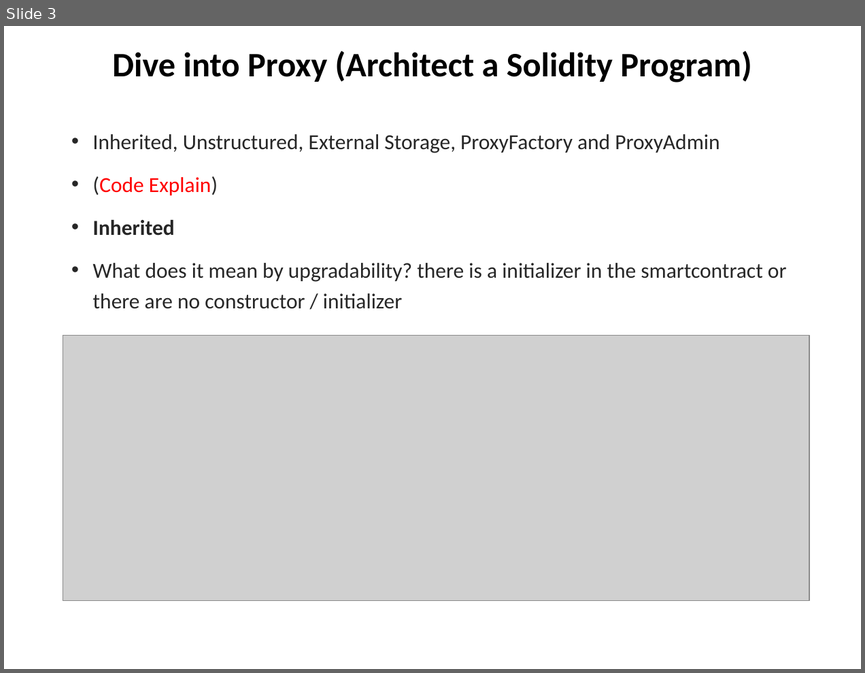
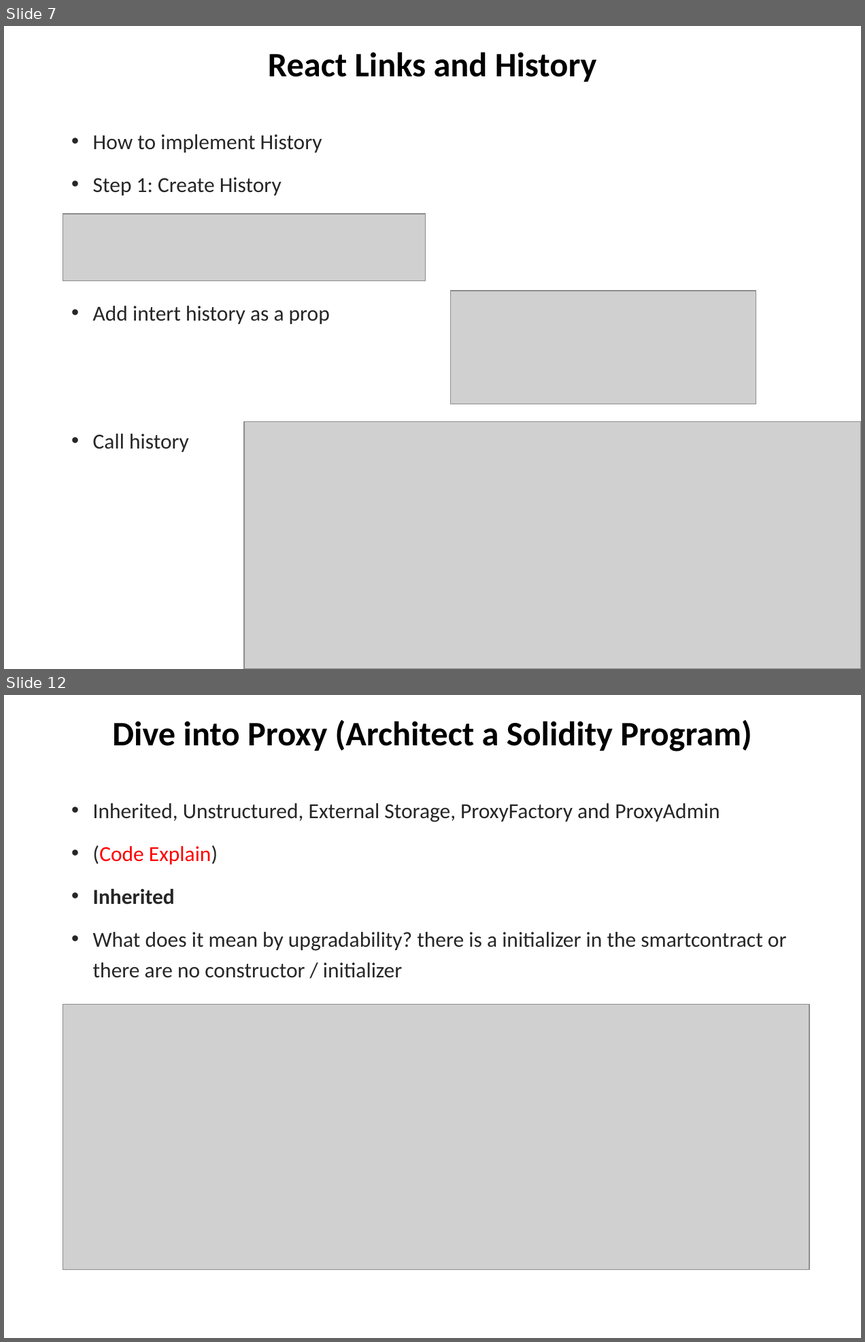
Before and after one commit to chuacw/SGUS-Slides, a slide deck: BCI - Day13 - Reactjs 2 Web3.pptx. Shown one above the other, each under a label of ours: slide 3 before the commit, slides 7 and 12 after it; the slides between them are not shown. The pictures are 865x673 and 865x1342 pixels, drawn with LibreOffice and Linux fonts; fonts in the diff are those of the drawing; grey boxes stand for pictures. Boxes give left, top, right and bottom in pixels: in the first picture for what was removed or moved away, otherwise in the second. Text is boxed around its words. In the diff, an @@ line names an element or a change of style, - is before the commit and + after.

```diff
--- a/BCI - Day13 - Reactjs 2 Web3.pptx
+++ b/BCI - Day13 - Reactjs 2 Web3.pptx
@@ slide 7 added at [4, 26, 861, 669], background #FFFFFF @@
@@ title added at [268, 52, 597, 82], 28.8 pt, text #000000, bold @@
+React Links and History
@@ text added at [93, 134, 330, 452], 18 pt, text #262626 @@
+• How to implement History
+• Step 1: Create History
+• Add intert history as a prop
+• Call history
@@ picture added at [63, 214, 426, 280] @@
@@ picture added at [450, 291, 755, 404] @@
@@ picture added at [244, 421, 861, 669] @@
@@ what was slide 3 is now slide 12 @@
```
Also in this commit, not shown: 1 slide changed, 9 other slides added, 2 other files.
